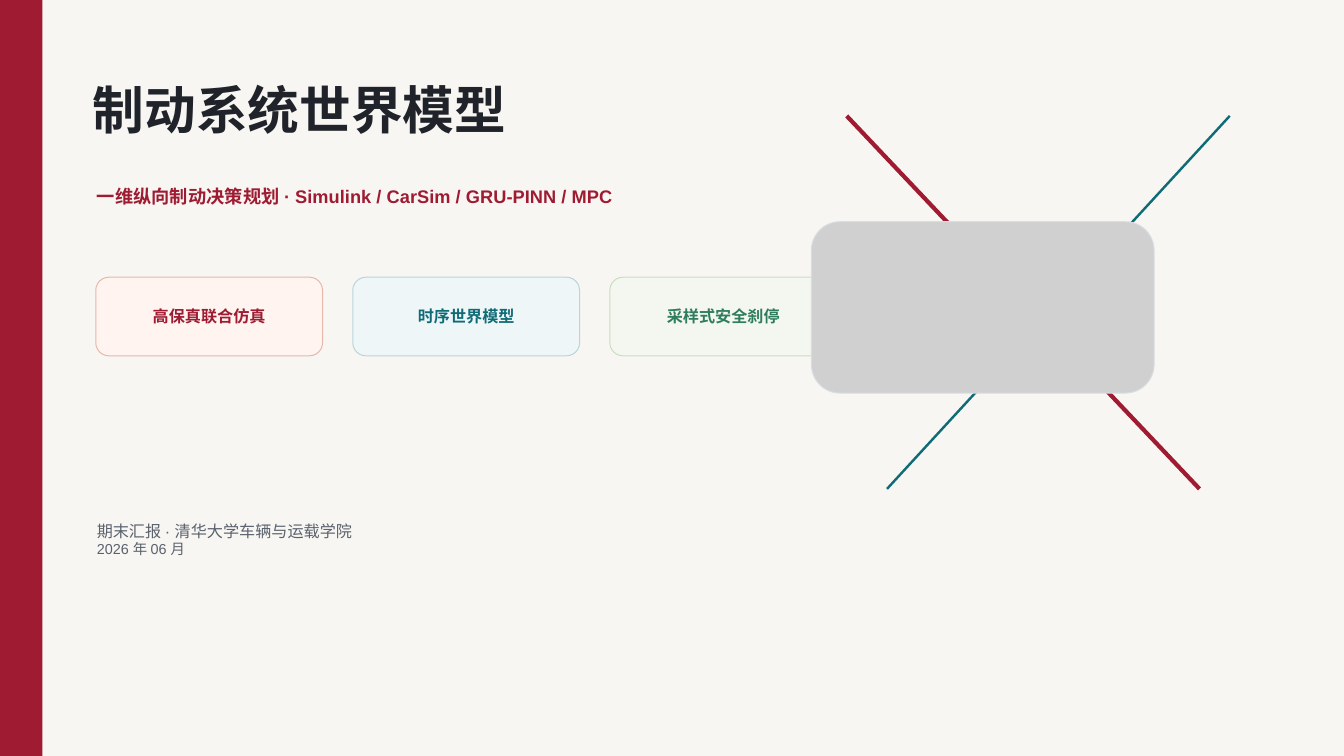
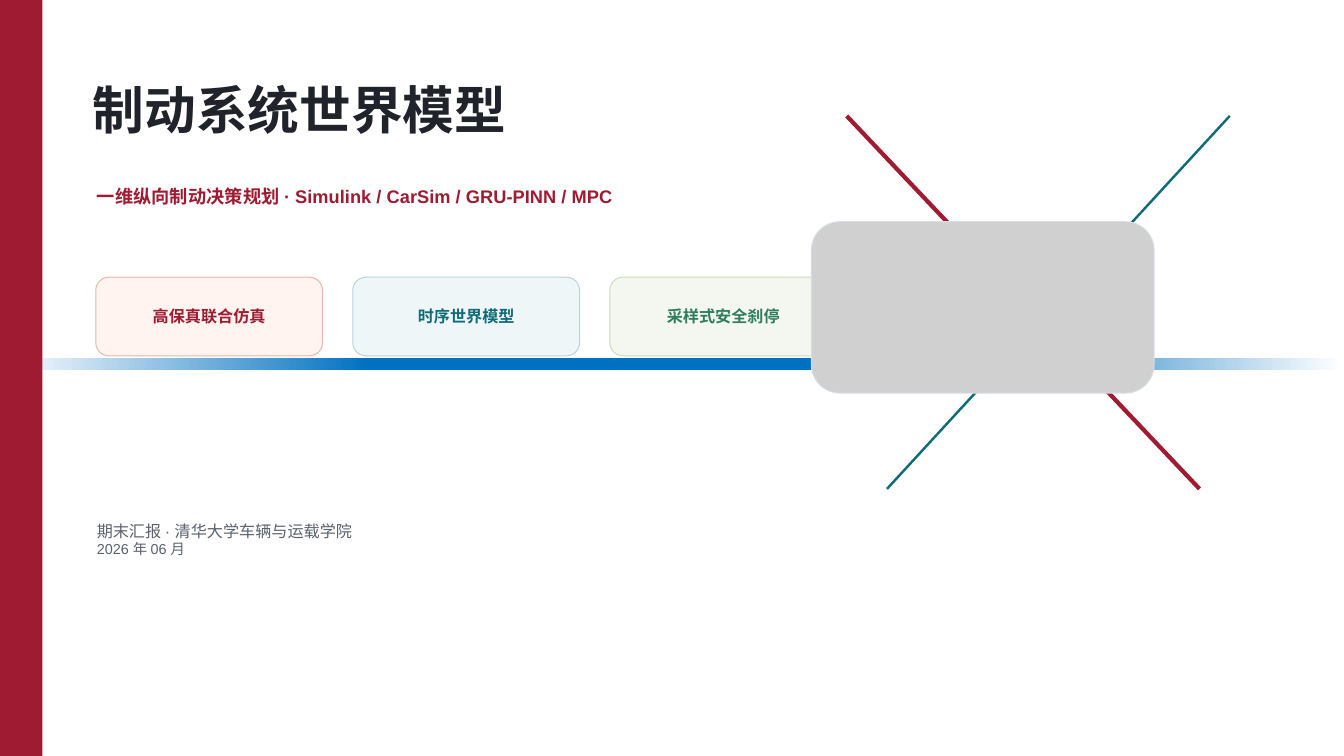
Before and after one commit to MrZang27/World-Model-in-Brake-System, a slide deck: slide 1 of docs/World_Model_Brake_System_30slide_中文模板_OMML.pptx. Drawn at 1344x756 pixels with LibreOffice and Linux fonts; fonts in the diff are those of the drawing; grey boxes stand for pictures; background and template pictures are left out. Boxes give left, top, right and bottom in pixels: in the first picture for what was removed or moved away, otherwise in the second. Text is boxed around its words. In the diff, an @@ line names an element or a change of style, - is before the commit and + after.

```diff
--- a/docs/World_Model_Brake_System_30slide_中文模板_OMML.pptx
+++ b/docs/World_Model_Brake_System_30slide_中文模板_OMML.pptx
@@ rectangle removed at (0, 0, 1344, 756) @@
@@ rectangle added at (3, 358, 673, 370), fill gradient #0070C0 to #FFFFFF @@
@@ rectangle added at (673, 358, 1342, 370), fill gradient #0070C0 to #FFFFFF @@
```
Also in this commit, not shown: 7 other slides changed, 5 other files.
